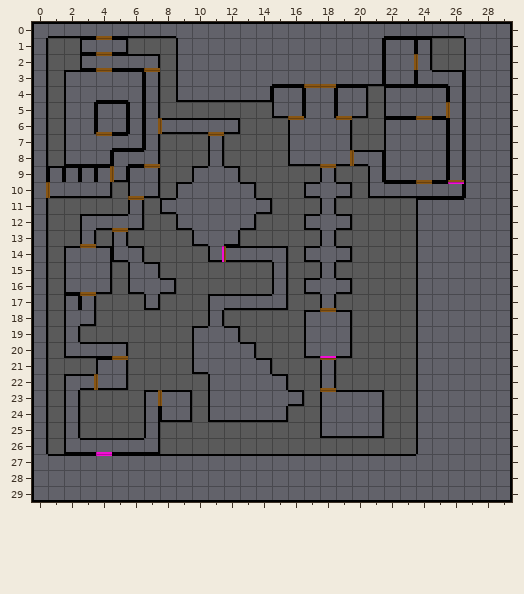
Tiled map: src/main/resources/assets/data/slaver-pit-1.tmx. Above, as it was before the edit.
Cells are 16x16 px. Shown: x 0..29, y 0..29.
After the commit:
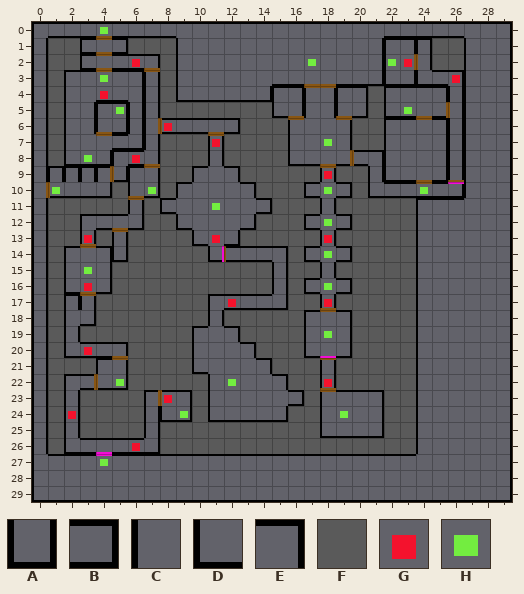
Key: from "u4-tiles": A 1, B 4, C 16, D 33, E 34, F 53, G 86, H 87.
_ is an empty cell, . an unchanged one.
Tiles of an added or newly shown layer are drawn over the layers below it.
The exact change:
--- layer "walls"
@@ x 5..8 @@
-14 DE..
-15 .CE.
-16 .D.B
-17 ..A.
+14 AF..
+15 .FF.
+16 .F.F
+17 ..F.
--- layer "lights" (added)
@@ x 4..4 @@
- 0 _
+ 0 H
@@ x 4..22 @@
- 2 ............._...._
- 3 _..................
+ 2 .............H....H
+ 3 H..................
@@ x 5..23 @@
- 5 _................._
+ 5 H.................H
@@ x 3..18 @@
- 7 ..............._
- 8 _...............
+ 7 ...............H
+ 8 H...............
@@ x 1..24 @@
-10 _....._.........._....._
-11 .........._.............
-12 ................._......
+10 H.....H..........H.....H
+11 ..........H.............
+12 .................H......
@@ x 3..18 @@
-14 ..............._
-15 _...............
-16 ..............._
+14 ...............H
+15 H...............
+16 ...............H
@@ x 18..18 @@
-19 _
+19 H
@@ x 5..12 @@
-22 _......_
+22 H......H
@@ x 9..19 @@
-24 _........._
+24 H.........H
@@ x 4..4 @@
-27 _
+27 H
--- layer "wandering" (added)
@@ x 4..26 @@
- 2 .._................_...
- 3 ......................_
- 4 _......................
+ 2 ..G................G...
+ 3 ......................G
+ 4 G......................
@@ x 6..18 @@
- 6 .._..........
- 7 ....._.......
- 8 _............
- 9 ............_
+ 6 ..G..........
+ 7 .....G.......
+ 8 G............
+ 9 ............G
@@ x 3..18 @@
-13 _......._......_
+13 G.......G......G
@@ x 3..18 @@
-16 _...............
-17 ........._....._
+16 G...............
+17 .........G.....G
@@ x 3..3 @@
-20 _
+20 G
@@ x 2..18 @@
-22 ................_
-23 ......_..........
-24 _................
+22 ................G
+23 ......G..........
+24 G................
@@ x 6..6 @@
-26 _
+26 G
